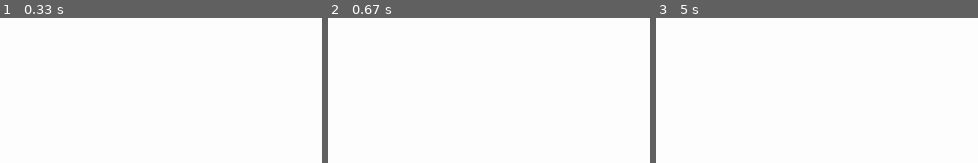
Above: before the commit, frames 1-3 (left to right).
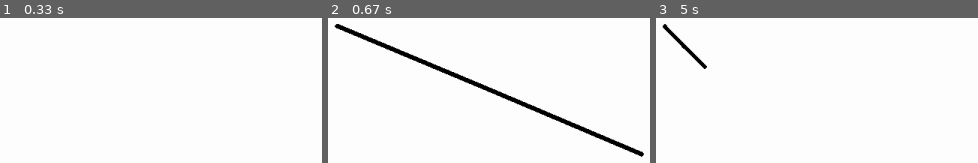
Above: after the commit, the same moments.

Repository: shequin-joshua-9147/PygameWhiteboard
Game: pygame game, started from PygameWhiteboard.py
The game is run twice, just before and just after one commit, with the same random seed, the same clock (stepped at 60 frames per second) and the same inputs.
Inputs (mouse positions are in pixels of both pictures, inside the frame that each line leads up to):
- Up to frame 1 (0.33 s): no input
- Up to frame 2 (0.67 s): press the mouse at (337, 26) at 0.37 s; move the mouse to (489, 90) at 0.47 s; release the mouse at (640, 154) at 0.6 s
- Up to frame 3 (5 s): hold Delete 1.67-2.13 s; move the mouse to (894, 84) at 1.7 s; press the mouse at (665, 26) at 4.77 s; move the mouse to (684, 45) at 4.87 s; move the mouse to (704, 65) at 4.97 s

Frame 1 is identical in both runs. In frame 2, 3.8% of the frame differs, in the area x 1-99%, y 4-96%; in frame 3, 0.7%.

Commit message:
Started working on pages and the marker tool, not finished or working yet.

Diff:
--- a/PygameWhiteboard.py
+++ b/PygameWhiteboard.py
@@ -9,6 +9,7 @@
 """
 import pygame
 import frame
+import datetime
 
 background_color = (255, 255, 255)  # white color
 width, height = 1200, 800  # default size of our window
@@ -16,6 +17,7 @@
 pygame.display.set_caption("Pygame Whiteboard")  # Set our window title
 screen.fill(background_color)  # make our background white
 pygame.display.flip()  # make the background change to the window
+clock = pygame.time.Clock()
 
 if __name__ == '__main__':
     running = True  # running variable, if False end
@@ -23,11 +25,13 @@
     default_frame = frame.Frame(width, height, screen)
 
     while running:
+        clock.tick(60)
         events = pygame.event.get()
+        mouse_info = (pygame.mouse.get_pos(), pygame.mouse.get_pressed())
         for event in events:
             # look the receives all Pygame events as event
             if event.type == pygame.QUIT:
                 # hitting the red X
                 running = False
-        default_frame.step(events)
+        default_frame.step(events, mouse_info)
         pygame.display.update()  # how we make Pygame draw the actual window changes
--- a/bundle.py
+++ b/bundle.py
@@ -6,13 +6,51 @@
 work. Something to note is that this module does not contain tools that the Page will
 use, instead those will be in the Tool module.
 """
+import tools
+import pygame
 
 
 class Bundle:
 
-    pass
+    def __init__(self, screen, save_location=None, name="New Bundle"):
+
+        self.name = ""
+        self.pages = []
+        self.current_page = 0
+        self.screen = screen
+
+        if save_location is None:
+            self.new_bundle(name)
+
+    def new_bundle(self, name):
+
+        self.name = "New Bundle"
+        self.pages = [Page(name="New Page")]
+
+    def step(self, events, mouse_info):
+        self.pages[self.current_page].step(events, mouse_info, self.screen)
 
 
 class Page:
 
-    pass
+    def __init__(self, name=None):
+
+        self.name = name
+        self.tool = tools.Marker()
+
+        self.mouse_one_down = False
+
+    def step(self, events, mouse_info, screen):
+
+        if mouse_info[1][0] == 1:
+            self.mouse_one_down = True
+            self.tool.action(screen, mouse_info[0][0], mouse_info[0][1])
+        else:
+            if self.mouse_one_down:
+                self.tool.end_action(screen, mouse_info[0][0], mouse_info[0][1])
+            self.mouse_one_down = False
+
+        for event in events:
+            if event.type == pygame.KEYUP:
+                if event.key == pygame.K_DELETE:
+                    screen.fill((255, 255, 255))
--- a/frame.py
+++ b/frame.py
@@ -6,6 +6,7 @@
 program, mainly by including and sending inputs to, and receiving directions from, the
 other connected parts.
 """
+import bundle
 
 
 class Frame:
@@ -26,14 +27,15 @@
         self.screen = screen
 
         self.currentBundle = None
+        self.new_bundle()
 
-    def new_bundle(self, name):
+    def new_bundle(self):
         """
         Produce a new bundle and change our current Frame bundle.
-        :param name: String. Name of the new bundle you desire.
         :return: None
         """
-        pass
+        new_bundle = bundle.Bundle(self.screen)
+        self.currentBundle = new_bundle
 
     def save_bundle(self, save_as):
         """
@@ -59,11 +61,11 @@
         """
         pass
 
-    def step(self, events):
+    def step(self, events, mouse_info):
         """
         Our step function for the frame class. This is called for every update our
         windows checks for.
         :param events: Expects results of pygame.event.get()
         :return: None
         """
-        pass
+        self.currentBundle.step(events, mouse_info)
--- a/tools.py
+++ b/tools.py
@@ -8,13 +8,65 @@
 This module also contains all of the other actual tools that will be used by the Page class.
     Marker - A simple marker that you would use on a whiteboard.
 """
+import pygame
 
 
 class Tool:
 
-    pass
+    def __init__(self):
+
+        self.color = (0, 0, 0)
+
+    def action(self, screen, x, y):
+
+        pass
+
+    def end_action(self, screen, x, y):
+
+        pass
 
 
 class Marker(Tool):
 
-    pass
+    def __init__(self):
+        super().__init__()
+
+        self.size = 3
+
+        self.actioning = False
+        self.last_location = None
+
+    def action(self, screen, x, y):
+        super().action(screen, x, y)
+
+        if self.actioning and (x, y) != self.last_location:
+            xdif = x - self.last_location[0]
+            ydif = y - self.last_location[1]
+            xratio = 1
+            xcount = 0
+            yratio = 1
+            ycount = 0
+            if xdif > ydif and xdif != 0:
+                yratio = ydif/xdif
+            elif xdif > ydif and xdif == 0:
+                yratio = 1
+            elif ydif > xdif and ydif != 0:
+                xratio = xdif/ydif
+            elif ydif > xdif and ydif == 0:
+                xratio = 1
+
+            while xcount != xdif and ycount != ydif:
+                xcount += xratio
+                ycount += yratio
+                pygame.draw.circle(screen, self.color, (self.last_location[0]+int(xcount),
+                                                        self.last_location[1]+int(ycount)), self.size)
+
+        pygame.draw.circle(screen, self.color, (x, y), self.size)
+        self.last_location = (x, y)
+        self.actioning = True
+
+    def end_action(self, screen, x, y):
+        super().end_action(screen, x, y)
+
+        self.actioning = False
+        self.last_location = None
